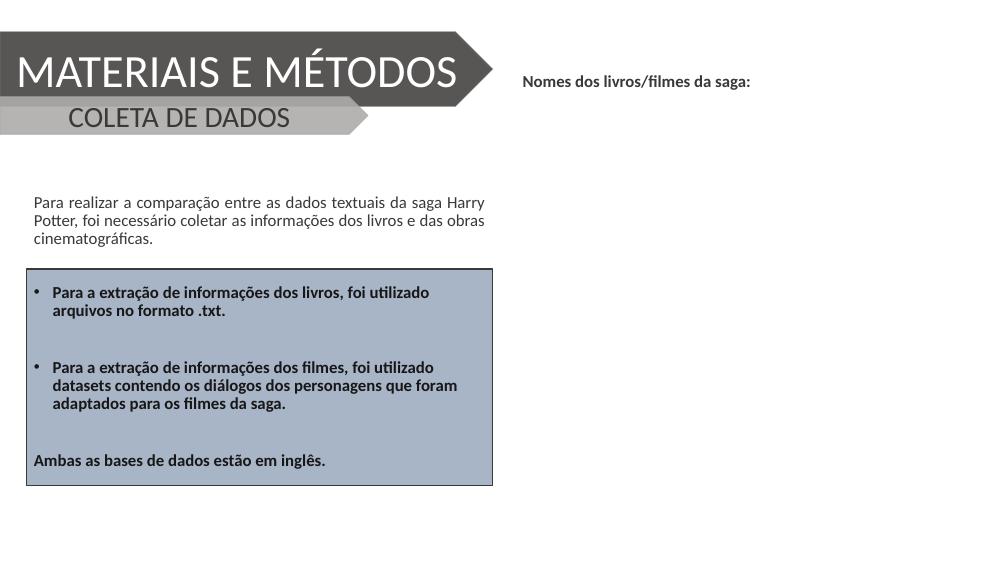
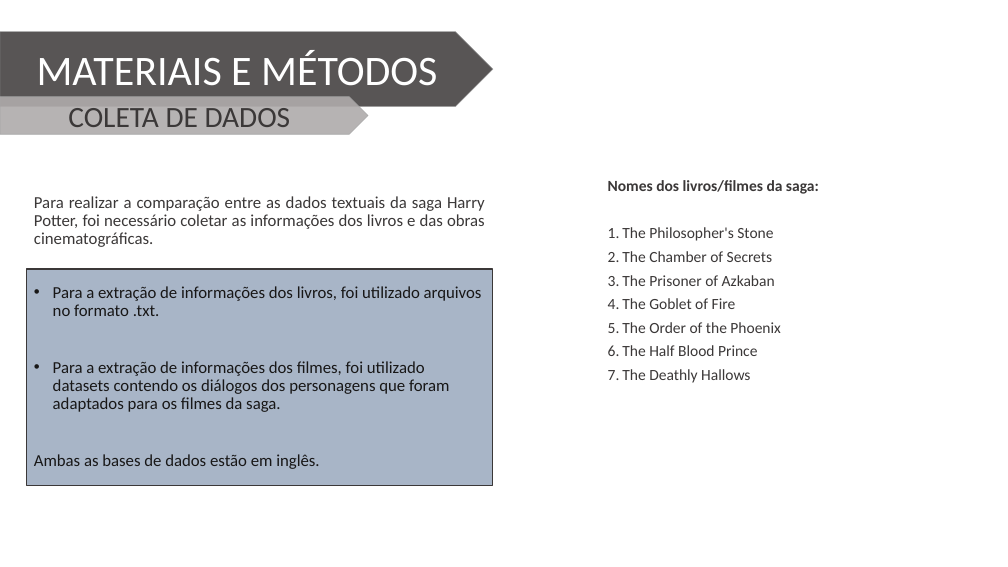
Before and after one commit to Wiryco/Natural-Language-Analysis-And-Processing, a slide deck: slide 5 of Apresentação TCC - Vinícius Andrade Lopes.pptx. Drawn at 1008x567 pixels with LibreOffice and Linux fonts; fonts in the diff are those of the drawing; background and template pictures are left out. Boxes give left, top, right and bottom in pixels: in the first picture for what was removed or moved away, otherwise in the second. Text is boxed around its words. In the diff, an @@ line names an element or a change of style, - is before the commit and + after.

```diff
--- a/Apresentação TCC - Vinícius Andrade Lopes.pptx
+++ b/Apresentação TCC - Vinícius Andrade Lopes.pptx
@@ pentagon arrow "MATERIAIS E MÉTODOS" at (x1=0, y1=32, x2=493, y2=107): size 44 to 40 pt @@
@@ text "Nomes dos livros/filmes da saga:" moved from (x1=523, y1=75, x2=750, y2=90) to (x1=608, y1=180, x2=819, y2=383) @@
@@ text at (x1=608, y1=180, x2=819, y2=194): size 16 to 14.8 pt in "Nomes dos livros/filmes da saga:"; line spacing 0.9 to 0.7 @@
@@ text at (x1=622, y1=227, x2=780, y2=383): paragraphs added @@
+1. The Philosopher's Stone
+2. The Chamber of Secrets
+3. The Prisoner of Azkaban
+4. The Goblet of Fire
+5. The Order of the Phoenix
+6. The Half Blood Prince
+7. The Deathly Hallows
@@ rectangle "Para a extração de informações ..." at (x1=26, y1=269, x2=493, y2=485): bold off @@
```
Also in this commit, not shown: 3 other slides changed, 2 slides added, 1 slide removed.
